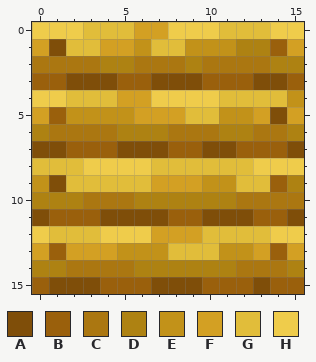
Edited in one commit: pixel-art sprite (Versandordner/Unsortiert/brass_planks.png). Above: the version before the commit.
The file is 16x16 pixels.
Palette (. is transparent): A #7f4e09  B #9a600c  C #ab7711  D #ae8212  E #c29219  F #d3a023  G #e1bd3a  H #efcc4b
After the commit:
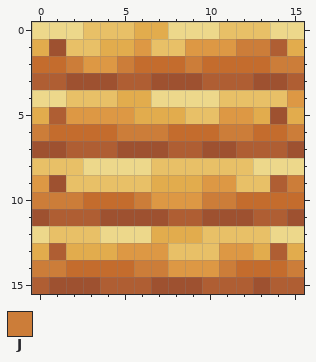
Colours new in this view: J #cc7d39
The edit:
{"colour":"A","old":"#7f4e09","new":"#9e5130"}
{"colour":"B","old":"#9a600c","new":"#af5e33"}
{"colour":"C","old":"#ab7711","new":"#c46c2d"}
{"colour":"E","old":"#c29219","new":"#dd9844"}
{"colour":"F","old":"#d3a023","new":"#e2ac4d"}
{"colour":"G","old":"#e1bd3a","new":"#e8c067"}
{"colour":"H","old":"#efcc4b","new":"#edd88b"}
{"y":1,"x":12,"old":"DD","new":"JJ"}
{"y":2,"x":2,"old":"CCDD","new":"JEEJ"}
{"y":2,"x":9,"old":"D","new":"J"}
{"y":2,"x":14,"old":"DD","new":"JJ"}
{"y":6,"x":0,"old":"D","new":"J"}
{"y":6,"x":5,"old":"DDD","new":"JJJ"}
{"y":6,"x":11,"old":"DD","new":"JJ"}
{"y":6,"x":15,"old":"D","new":"J"}
{"y":9,"x":15,"old":"D","new":"J"}
{"y":10,"x":0,"old":"DDD","new":"JJJ"}
{"y":10,"x":6,"old":"DDDDDD","new":"JEEEJJ"}
{"y":14,"x":0,"old":"DD","new":"JJ"}
{"y":14,"x":6,"old":"DDDDDD","new":"JJEEEJ"}
{"y":14,"x":15,"old":"D","new":"J"}
